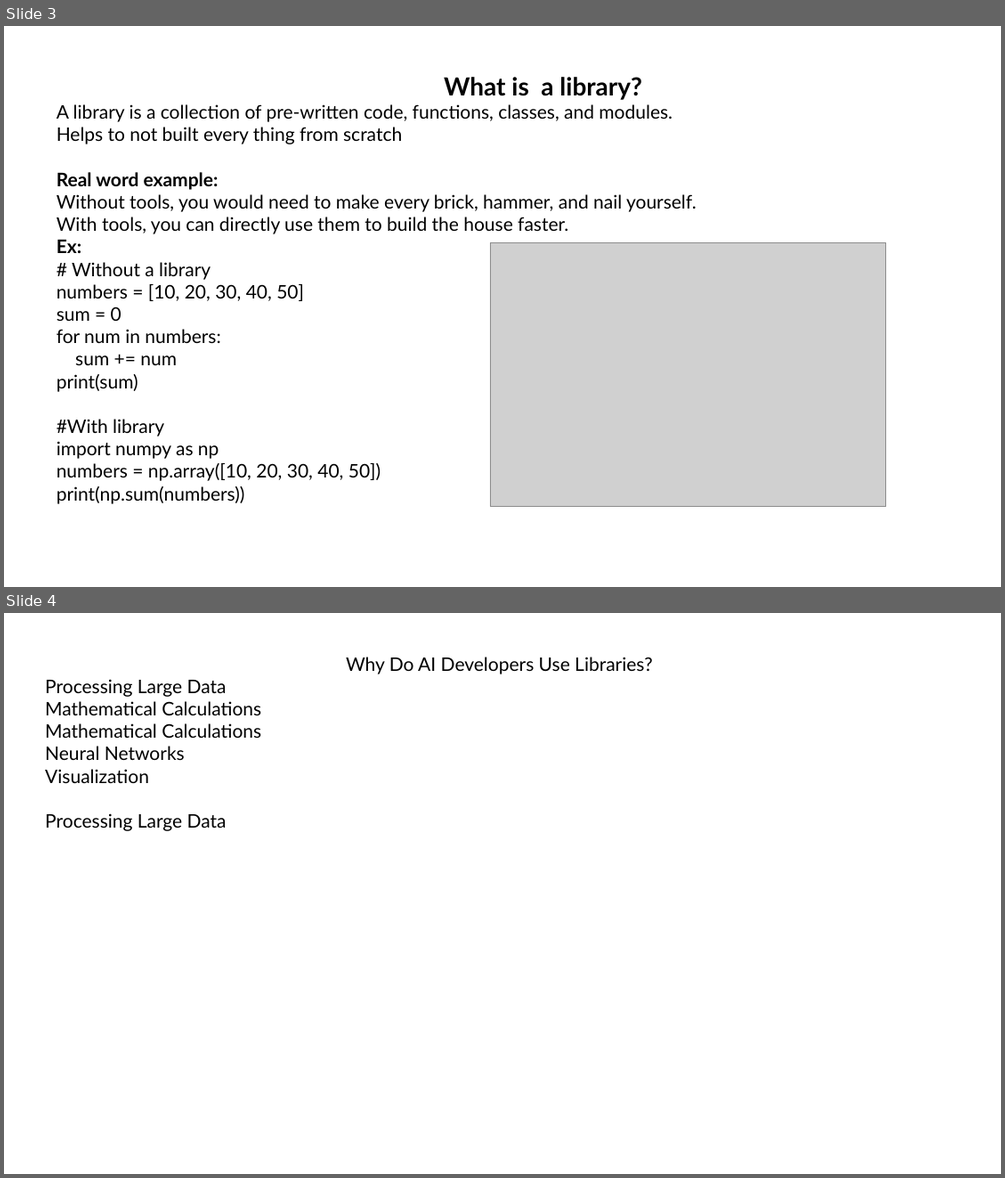
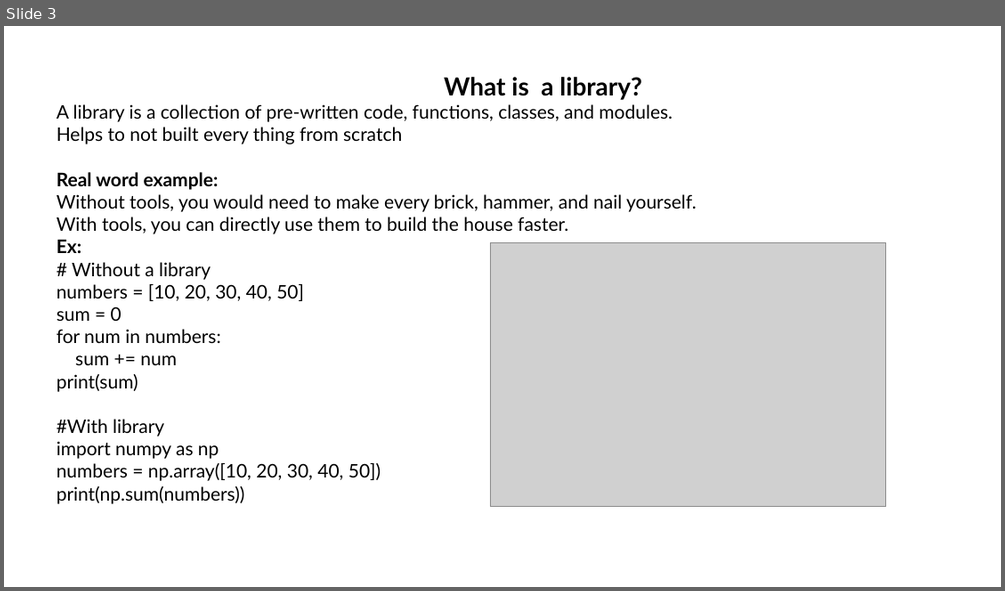
Before and after one commit to srilekhachundu/office_files, a slide deck: Python_Library.pptx. Shown one above the other, each under a label of ours: slides 3 and 4 before the commit, slide 3 after it. The pictures are 1005x1178 and 1005x591 pixels, drawn with LibreOffice and Linux fonts; fonts in the diff are those of the drawing; grey boxes stand for pictures. Boxes give left, top, right and bottom in pixels: in the first picture for what was removed or moved away, otherwise in the second. Text is boxed around its words. In the diff, an @@ line names an element or a change of style, - is before the commit and + after.

```diff
--- a/Python_Library.pptx
+++ b/Python_Library.pptx
@@ slide 4 removed at [4, 613, 1001, 1174], background #FFFFFF @@
@@ text removed at [45, 657, 652, 831] @@
-Why Do AI Developers Use Libraries?
-Processing Large Data
-Mathematical Calculations
-Mathematical Calculations
-Neural Networks
-Visualization
-Processing Large Data
```
Also in this commit, not shown: 4 slides added.
